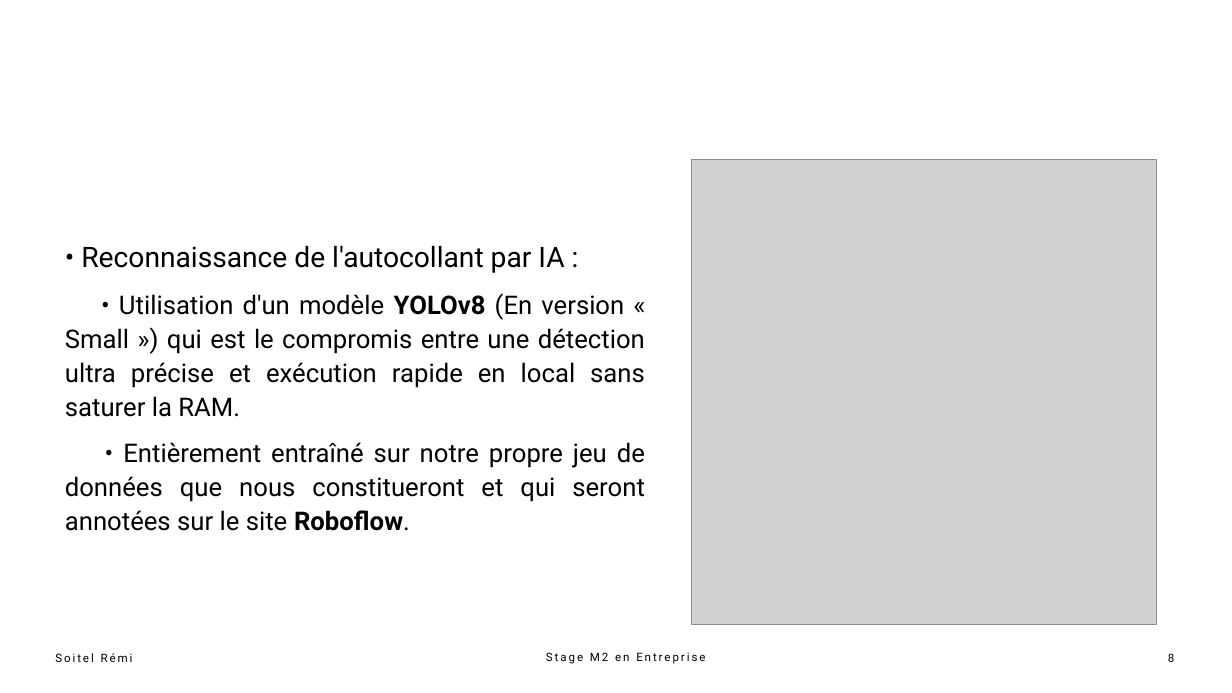
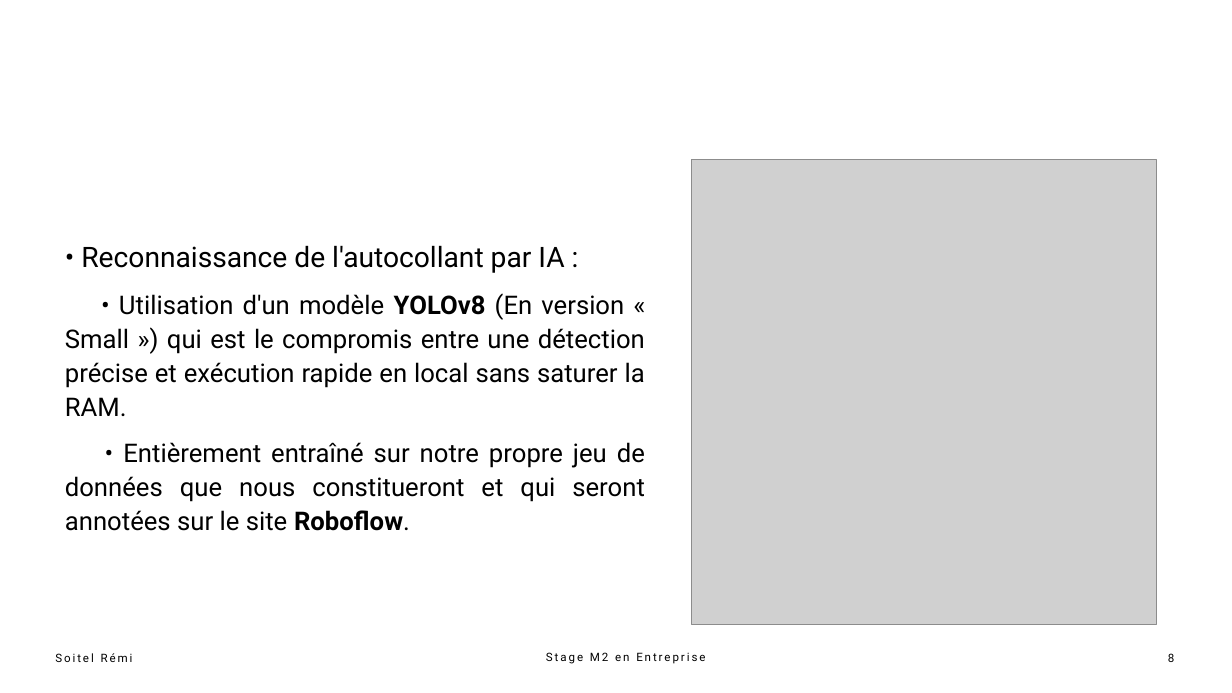
Before and after one commit to UnderBattle/projet_stage_m2, a slide deck: slide 8 of presentation_stage_m2_soitel_remi.pptx. Drawn at 1232x693 pixels with LibreOffice and Linux fonts; fonts in the diff are those of the drawing; grey boxes stand for pictures. Boxes give left, top, right and bottom in pixels: in the first picture for what was removed or moved away, otherwise in the second. Text is boxed around its words. In the diff, an @@ line names an element or a change of style, - is before the commit and + after.

```diff
--- a/presentation_stage_m2_soitel_remi.pptx
+++ b/presentation_stage_m2_soitel_remi.pptx
@@ text at (x1=65, y1=293, x2=645, y2=416): text changed @@
-• Utilisation d'un modèle YOLOv8 (En version « Small ») qui est le compromis entre une détection ultra précise et exécution rapide en local sans saturer la RAM.
+• Utilisation d'un modèle YOLOv8 (En version « Small ») qui est le compromis entre une détection précise et exécution rapide en local sans saturer la RAM.
```
Also in this commit, not shown: 4 other slides changed, 6 other files.
